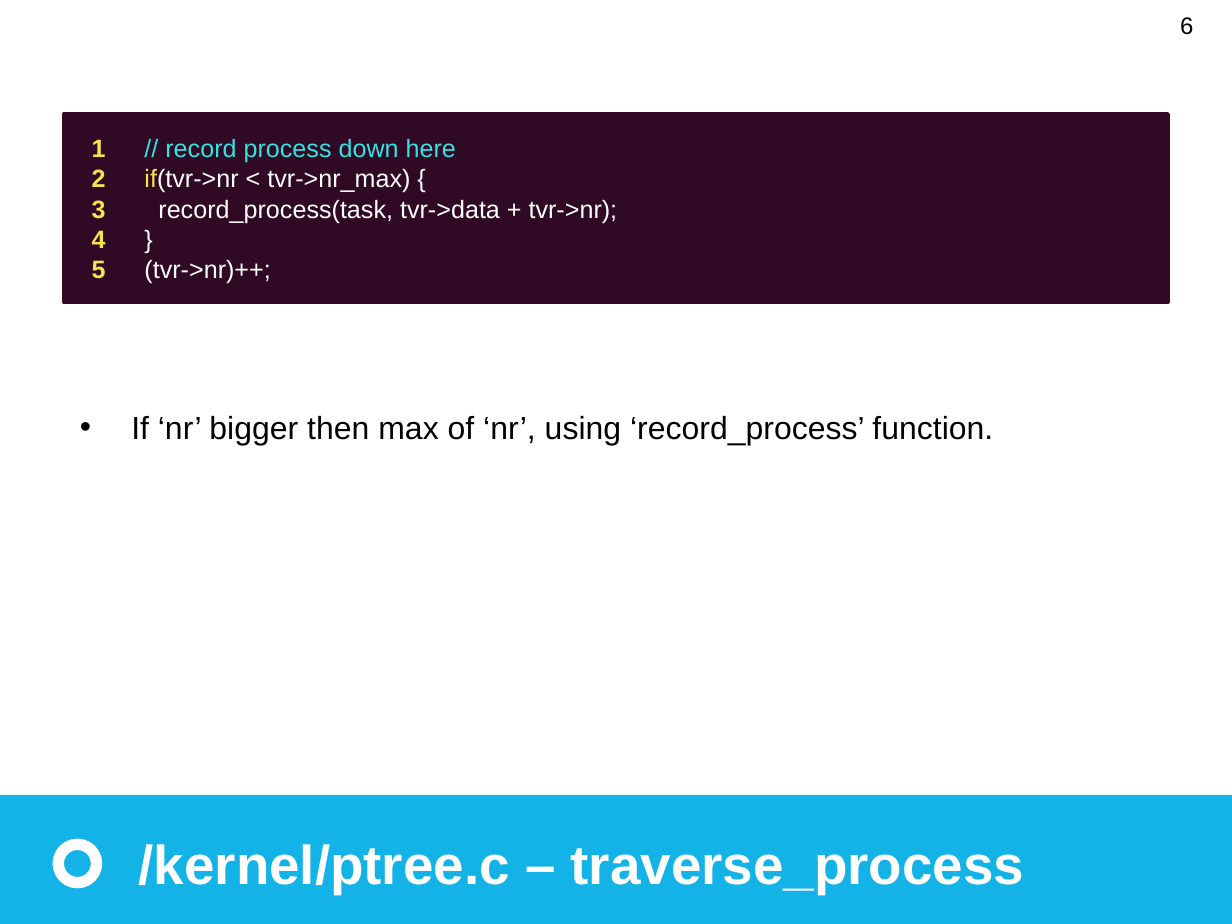
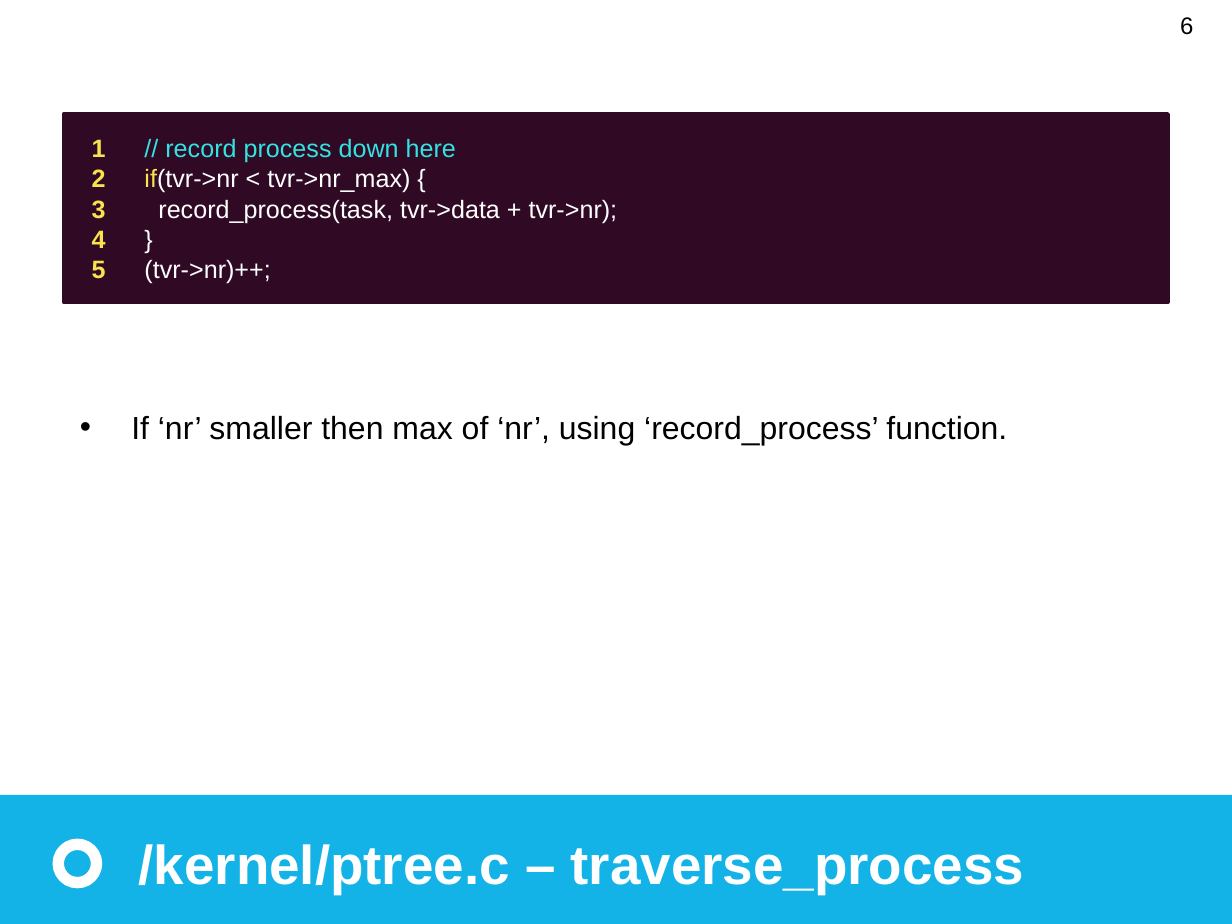
Before and after one commit to pps789/operating-system-2018, a slide deck: slide 6 of OS_proj1.pptx. Drawn at 1232x924 pixels with LibreOffice and Linux fonts; fonts in the diff are those of the drawing. Boxes give left, top, right and bottom in pixels: in the first picture for what was removed or moved away, otherwise in the second. Text is boxed around its words. In the diff, an @@ line names an element or a change of style, - is before the commit and + after.

```diff
--- a/OS_proj1.pptx
+++ b/OS_proj1.pptx
@@ text at <box>131,416,1007,445</box>: text changed @@
-• If ‘nr’ bigger then max of ‘nr’, using ‘record_process’ function.
+• If ‘nr’ smaller then max of ‘nr’, using ‘record_process’ function.
```
Also in this commit, not shown: 1 other slide changed.
